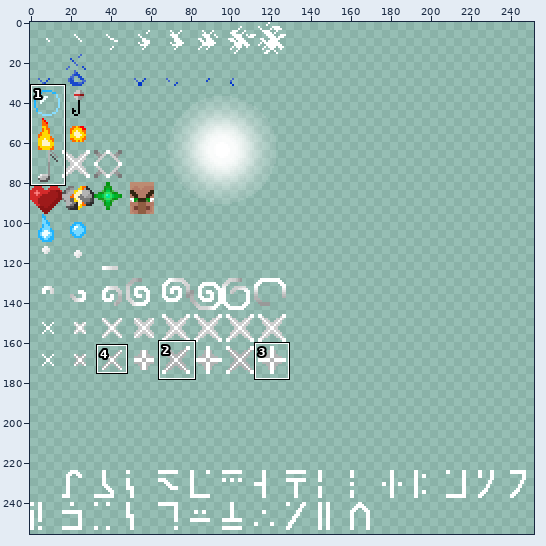
Sprite sheet: assets/minecraft/textures/particle/particles.png. Above, an overview of the earlier version with the close-up marked.
Close-up. Before:
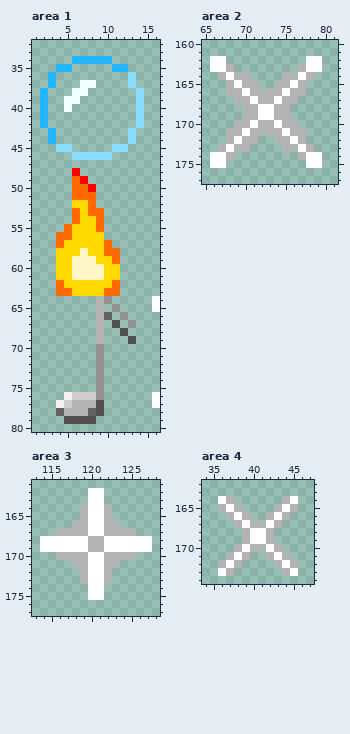
The file is 256x256 pixels. Pixels under 10% opacity are left out. Colours within 5 levels of each other are drawn and written as one. Shown: area 1: x 1..16, y 32..80; area 2: x 65..81, y 160..177; area 3: x 113..128, y 161..177; area 4: x 34..47, y 162..174. The wide view leaves out empty margins. The commit also changed other parts of the picture, which this record leaves out.
The same view after the edit:
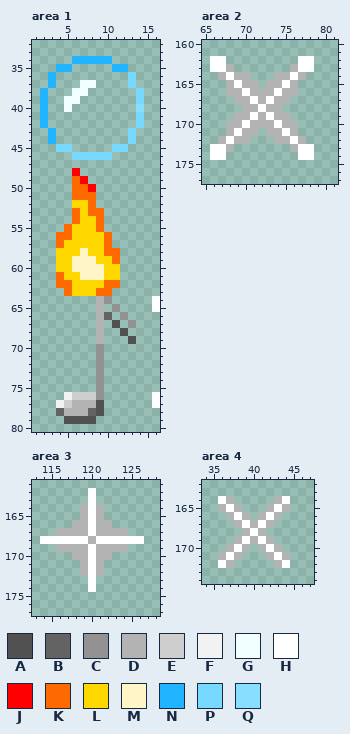
Palette (. is transparent): A #515151  B #636363  C #929292  D #b3b3b3  E #cecece  F #f2f2f2  G #f2ffff  H #ffffff  J #ff0000  K #ff6a00  L #ffd800  M #fff5c6  N #21b5ff  P #77d9ff  Q #88deff
Diff:
Area 1:
The author put colour K in row 56 at x 10.
Colour L becomes colour K in row 61 at x 4; in row 62 at x 5 and 10; in row 63 at x 9.
Colour M becomes colour L in row 61 at x 6.
Colour Q becomes colour P in rows 36 to 37 at x 13; in rows 38 to 39 at x 14; in rows 41 to 42 at x 14; in rows 43 to 44 at x 13; in row 45 at x 4 to 5 and 11 to 12; in row 46 at x 6 to 10.
The edit erases colour K in row 63 at x 4 and 11.
Area 2:
The author put colour D in row 163 at x 76; in row 164 at x 74; in row 165 at x 73; in row 169 at x 69; in row 170 at x 68; in row 172 at x 67.
Colour H becomes colour D in row 164 at x 77; in row 165 at x 76; in row 166 at x 75; in row 167 at x 74; in row 168 at x 73; in row 169 at x 72.
Colour H becomes colour D in row 170 at x 71; in row 171 at x 70; in row 172 at x 69; in row 173 at x 68.
The author put colour H in row 162 at x 77; in row 173 at x 66.
Colour D becomes colour H in row 163 at x 77; in row 164 at x 76; in row 165 at x 75; in row 166 at x 74; in row 167 at x 73; in row 169 at x 71.
Colour D becomes colour H in row 170 at x 70; in row 171 at x 69; in row 172 at x 68; in row 173 at x 67 and 78; in row 174 at x 77.
The edit erases colour D in row 164 at x 78; in rows 165 to 166 at x 77; in row 167 at x 76; in row 168 at x 75; in row 171 at x 72 and 77; in row 172 at x 71.
The edit erases colour D in row 173 at x 69 to 70 and 75; in row 174 at x 68.
The edit erases colour H in rows 162 to 163 at x 79; in row 174 at x 79; in row 175 at x 66 to 67 and 78 to 79.
Area 3:
Colour H becomes colour D in rows 164 to 167 at x 121; in row 169 at x 116 to 119 and 122 to 124; in rows 170 to 172 at x 121.
Colour D becomes colour H in row 168 at x 121; in row 169 at x 120.
The edit erases colour D in rows 164 to 165 at x 122; in row 166 at x 123; in row 167 at x 125; in row 170 at x 116 to 117 and 123 to 125; in row 171 at x 118 and 122 to 123; in row 172 at x 122.
The edit erases colour D in row 173 at x 119 and 122.
The edit erases colour H in rows 162 to 163 at x 121; in row 168 at x 127; in row 169 at x 114 to 115 and 125 to 127; in rows 173 to 174 at x 121; in row 175 at x 120 to 121.
Area 4:
The author put colour D in row 164 at x 43; in row 165 at x 42; in row 166 at x 41; in row 169 at x 38; in row 170 at x 37; in row 171 at x 36.
Colour H becomes colour D in row 165 at x 44; in row 166 at x 43; in row 167 at x 42; in row 168 at x 41; in row 169 at x 40; in row 170 at x 39.
Colour H becomes colour D in row 171 at x 38; in row 172 at x 37.
Colour D becomes colour H in row 164 at x 44; in row 165 at x 43; in row 166 at x 42; in row 167 at x 41; in row 169 at x 39; in row 170 at x 38.
Colour D becomes colour H in row 171 at x 37; in row 172 at x 36.
The edit erases colour D in row 165 at x 45; in row 166 at x 44; in row 167 at x 43; in row 168 at x 42; in row 170 at x 40; in row 171 at x 39.
The edit erases colour D in row 172 at x 38 and 45; in row 173 at x 37 and 44.
The edit erases colour H in row 164 at x 45; in row 173 at x 36 and 45.
Changed places in both close-ups, as pixel boxes (x1, y1, x2, y2):
changed: (56, 72, 144, 160)
added: (104, 232, 112, 240)
changed: (56, 272, 120, 296)
changed: (210, 56, 322, 168)
changed: (40, 488, 152, 600)
changed: (218, 496, 298, 576)
